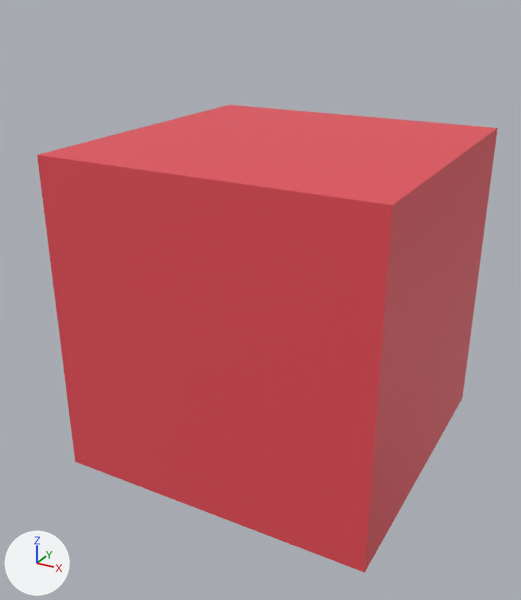
An edit to the glTF model HANAHIME/Game/resource/user/model/stage/MiniBug.glb, drawn before and after from the same camera.
One viewpoint serves both versions: a 50 mm camera at (2.89, -87.73, 2.77) aimed at (-0.37, -81.8, -0.19). Every picture has the same lights, and +X, +Y and +Z are marked at lower left. Where no turn or scale is listed for an object, it has been applied to the vertices. Vertices at the same position are counted once.

Before the edit, the objects in view are built like this:
```python
me_立方体_003 = bpy.data.meshes.new('立方体.003')
me_立方体_003.from_pydata(...)  # 18 vertices, 32 faces; spans x -1.5..1.5, y -1.5..3.0, z -1.5..1.5
me_立方体_003.materials.append(mat_enemy)  # red #e74d58
ob_minibug_0 = bpy.data.objects.new('MiniBug_0', me_立方体_003)
ob_minibug_0.location = (0.0, -82.0, 0.0)
```
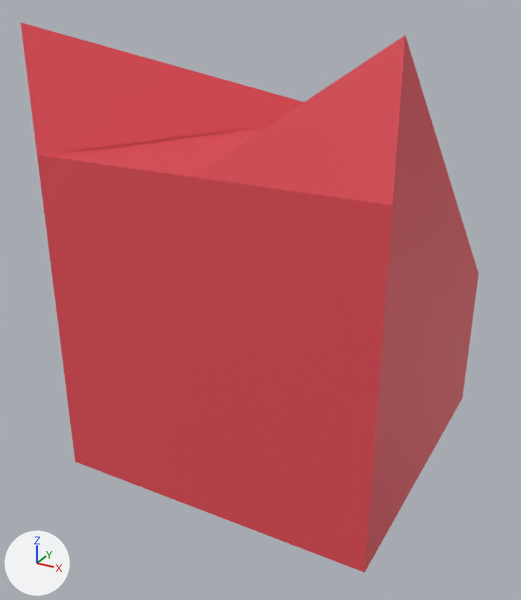
The newer file is also turned or shifted as a whole; pictures and numbers use the older file's frame.

Changed parts and their boxes (x1, y1, x2, y2) in the pictures (521 x 600 px; the box of a moved part takes in the faces that stretch with it):
```json
{"object": "MiniBug_0", "change": "reshaped, shading changed", "before": [37, 105, 498, 573], "after": [21, 23, 479, 573], "on screen": "17% taller"}
{"part": 1, "of": "me_立方体_003", "change": "moved or reshaped", "before": [39, 105, 350, 155], "after": [21, 23, 304, 155]}
{"part": 2, "of": "me_立方体_003", "change": "moved or reshaped", "before": [193, 115, 498, 274], "after": [193, 36, 479, 274]}
{"part": 3, "of": "me_立方体_003", "change": "shading changed", "before": [40, 126, 268, 177], "after": [40, 126, 268, 177]}
```

The change, as JSON lines over the scene's bpy script:
```json
{"block": "me_立方体_003", "where": "me_立方体_003.from_pydata(...)  # 18 vertices, 32 faces; spans x -1.5..1.5, y -1.5..3.0, z -1.5..1.5"}
{"block": "me_立方体_003", "where": "# used by ob_minibug_0; location = (0.0, -82.0, 0.0)"}
{"block": "me_立方体_003", "change": "me_立方体_003 part 1"}
{"op": "set", "path": "me_立方体_003.vertices[3].co", "old": "(-1.5, 1.5, 1.5)", "new": "(-1.5, -1.5, 2.5)", "note": "pixel (229, 104) -> pixel (20, 22)"}
{"block": "me_立方体_003", "change": "me_立方体_003 part 2"}
{"op": "set", "path": "me_立方体_003.vertices[7].co", "old": "(1.5, 1.5, 1.5)", "new": "(1.5, -1.5, 2.5)", "note": "pixel (497, 127) -> pixel (405, 35)"}
{"block": "me_立方体_003", "change": "me_立方体_003 part 3: all 5 faces centred in x -1.5..1.0, y -0.5..0.5, z 1.0..1.5 are now shaded smooth"}
```
